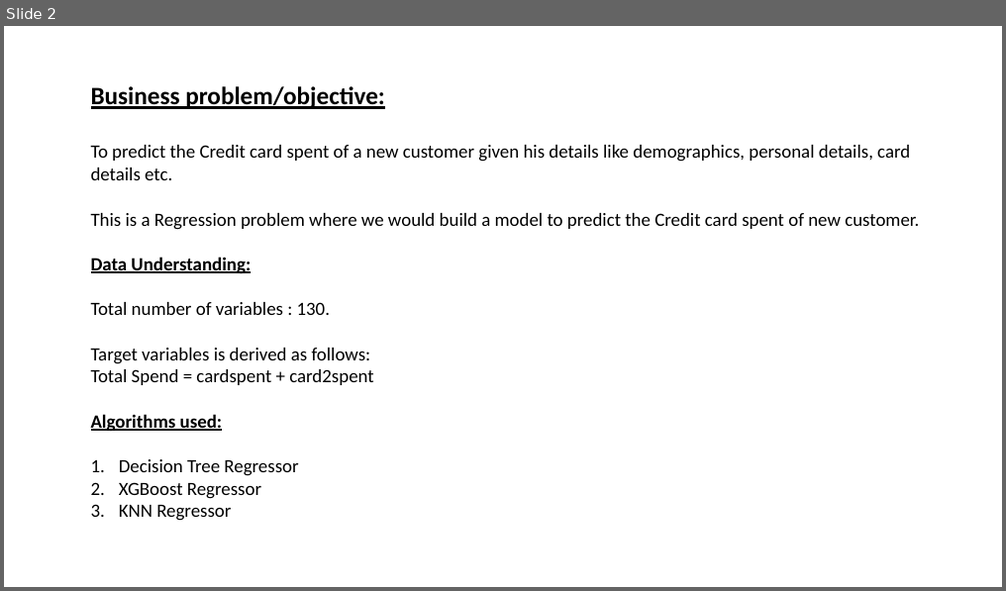
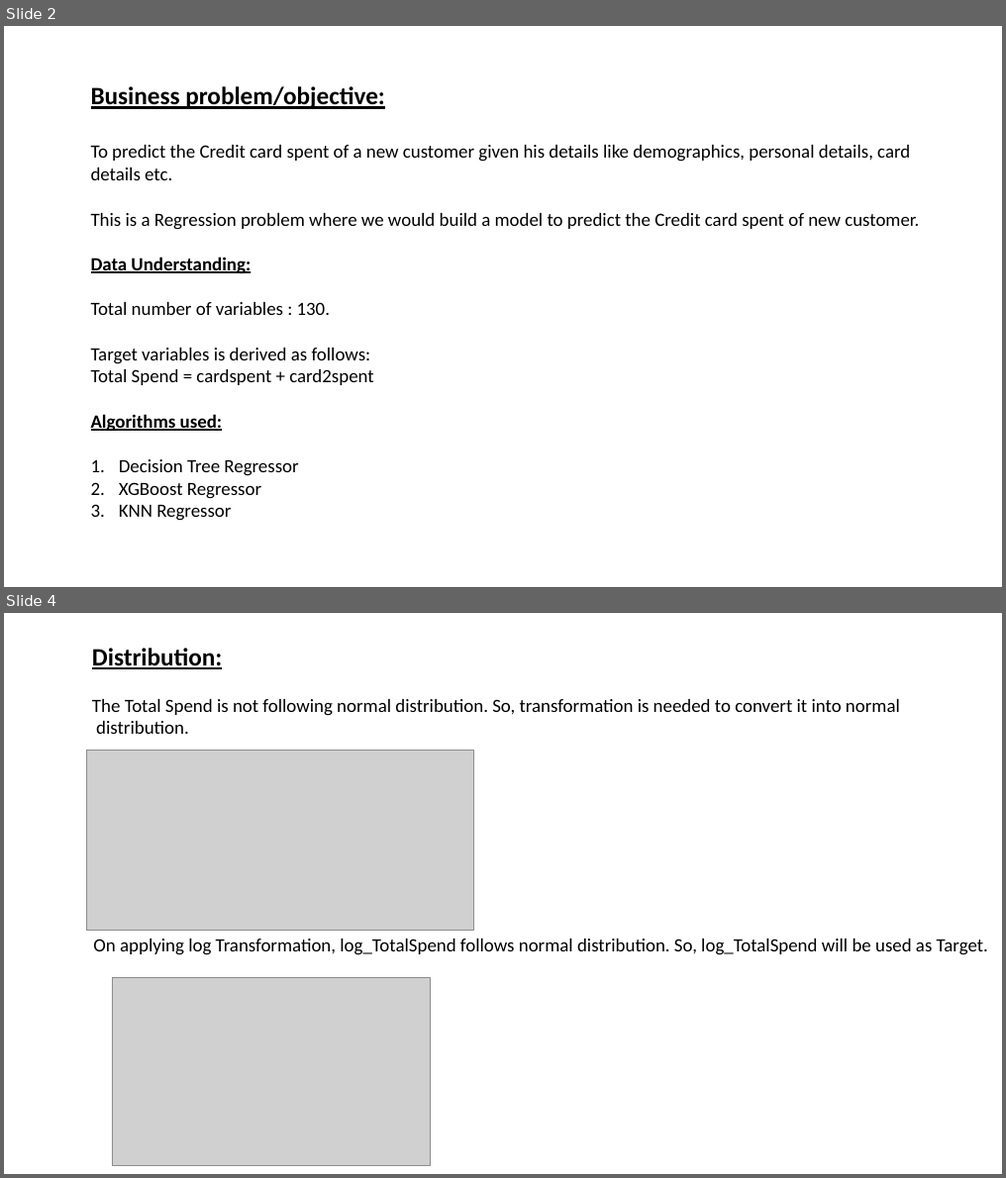
Before and after one commit to devarun07/Analytix, a slide deck: Projects/1. Predicting Credit Card Spend & Identifying Key Drivers/Submission.pptx. Shown one above the other, each under a label of ours: slide 2 before the commit, slides 2 and 4 after it; the slides between them are not shown. The pictures are 1006x591 and 1006x1178 pixels, drawn with LibreOffice and Linux fonts; fonts in the diff are those of the drawing; grey boxes stand for pictures. Boxes give left, top, right and bottom in pixels: in the first picture for what was removed or moved away, otherwise in the second. Text is boxed around its words. In the diff, an @@ line names an element or a change of style, - is before the commit and + after.

```diff
--- a/Projects/1. Predicting Credit Card Spend & Identifying Key Drivers/Submission.pptx
+++ b/Projects/1. Predicting Credit Card Spend & Identifying Key Drivers/Submission.pptx
@@ slide 4 added at (4,613,1002,1174), background #FFFFFF @@
@@ text added at (92,648,900,734), 18 pt, text #000000 @@
+Distribution:
+The Total Spend is not following normal distribution. So, transformation is needed to convert it into normal
+distribution.
@@ picture added at (86,750,474,931) @@
@@ text added at (93,939,988,956), 18 pt, text #000000 @@
+On applying log Transformation, log_TotalSpend follows normal distribution. So, log_TotalSpend will be used as Target.
@@ picture added at (112,977,430,1166) @@
```
Also in this commit, not shown: 7 other slides added, 1 slide removed, 3 other files.
